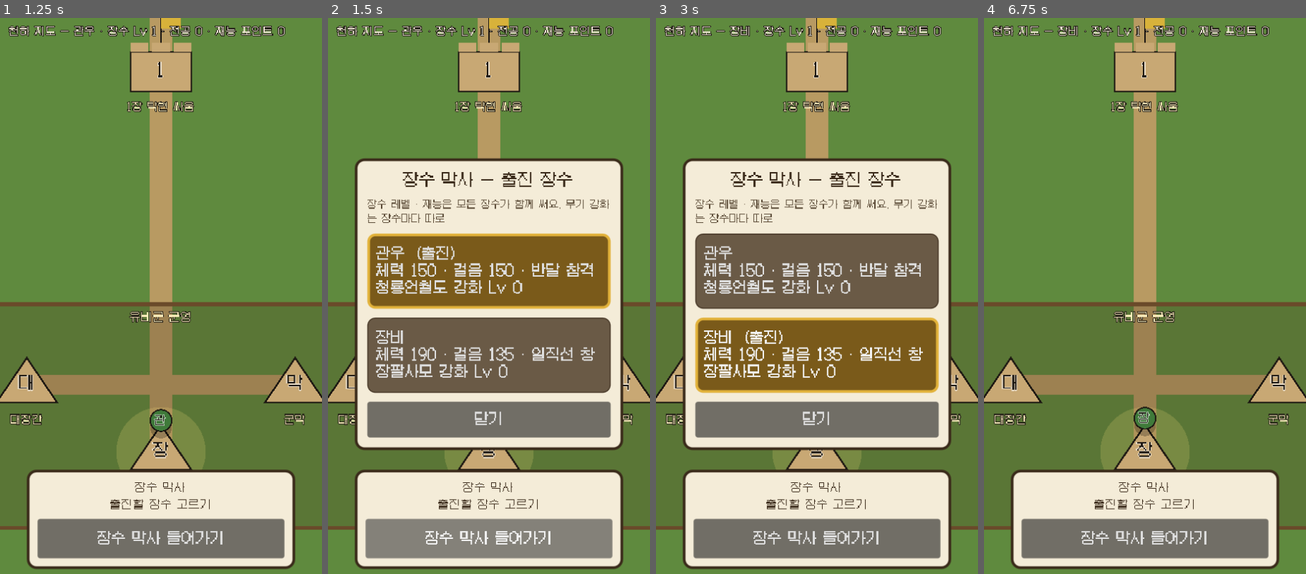
Above: before the commit, frames 1-4 (left to right).
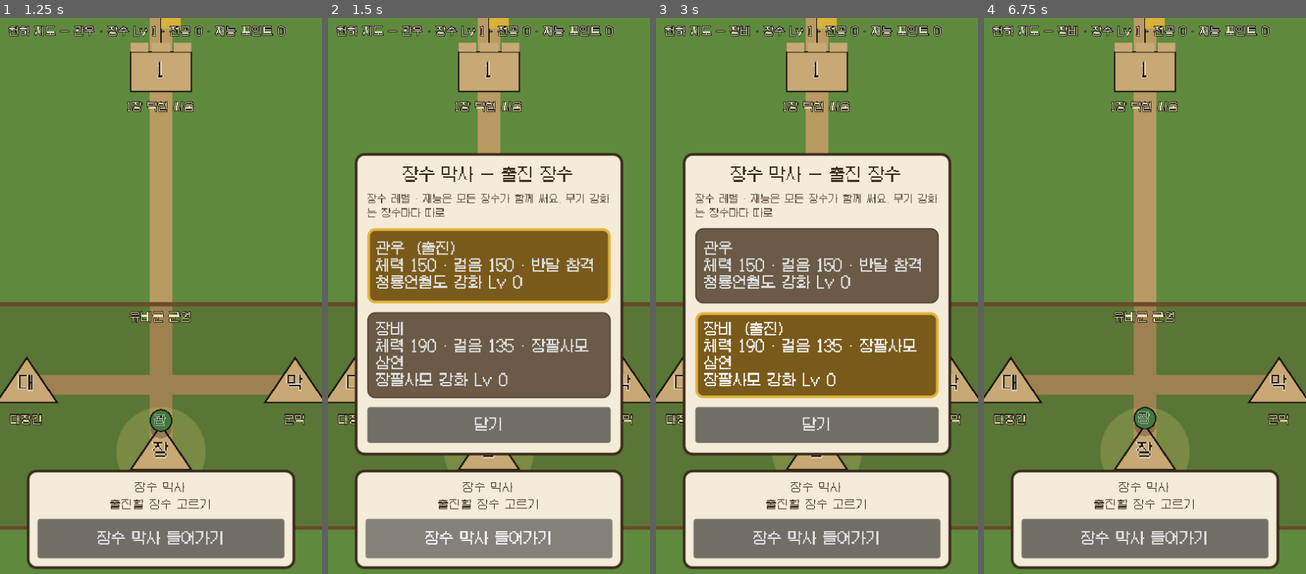
Above: after the commit, the same moments.

Repository: Dong-yeon/ThreeKindomFall
Game: Godot game, scene res://scenes/world.tscn
Two runs of this game, one before a commit and one after it. Both use one fixed random seed, a clock stepped at 60 frames per second and the inputs below.
Inputs (mouse positions are in pixels of both pictures, inside the frame that each line leads up to):
- Up to frame 1 (1.25 s): tap Enter at 0.5 s; move the mouse to (144, 418) at 0.52 s; hold Up from 0.53 s (still down); tap K at 0.6 s; click (144, 418) at 0.67 s; tap Space at 0.77 s
- Up to frame 2 (1.5 s): release Up at 1.25 s; click "장수 막사 들어가기" at 1.25 s
- Up to frame 3 (3 s): click "관우 (출진) 체력 150 · 걸음 150 · 반달 …" at 2 s; click (817, 357) at 2.75 s, where only the run before the commit has a clickable "장비 체력 190 · 걸음 135 · 일직선 창 장팔…"
- Up to frame 4 (6.75 s): click "관우 체력 150 · 걸음 150 · 반달 참격 청룡…" at 3.5 s; click (1145, 357) at 4.25 s, where only the run after the commit has a clickable "장비 체력 190 · 걸음 135 · 장팔사모 삼연 …"; click (1145, 357) at 5 s, where only the run before the commit has a clickable "장비 (출진) 체력 190 · 걸음 135 · 일직선…"; click (1145, 357) at 5.75 s, where only the run after the commit has a clickable "장비 (출진) 체력 190 · 걸음 135 · 장팔사…"; click "닫기" at 6.5 s

Frame 1 is identical in both runs. In frame 2, 14% of the frame differs, in the area x 8-92%, y 24-79%; in frame 3, 14%; in frame 4, nothing differs.

Commit message:
feat(godot): 장비 출진 손맛 — 장팔사모 삼연(창 셋 부채꼴) · 받는 피해 −15% · 진화 장판 호령 · 무쌍 장판교 호통 (D-237)
동료용이던 장비 데이터를 출진 장수로 맞춤(값만 — 장수 전용 코드 없음). 봇 도구에 --hero.
봇 10 seed 장비 출진: 일반 0/3 → 9/10 · 무적 10/10, 일기토 중앙 27초. 관우 출진 9/10 · 10/10, 동료 장비로 마을 20/20 구함.

Co-Authored-By: Claude Opus 5.5 <noreply@anthropic.com>
Claude-Session: https://claude.ai/code/session_015QDwHkAgFCPXJ7251Ricrr

Diff:
--- a/godot/data/heroes/zhang_fei.tres
+++ b/godot/data/heroes/zhang_fei.tres
@@ -1,32 +1,54 @@
-[gd_resource type="Resource" script_class="HeroData" load_steps=4 format=3]
+[gd_resource type="Resource" script_class="HeroData" load_steps=5 format=3]
 
 [ext_resource type="Script" path="res://data/hero_data.gd" id="1_hero"]
 [ext_resource type="Script" path="res://data/basic_attack.gd" id="2_basic"]
 
 [sub_resource type="Resource" id="Basic_spear"]
 script = ExtResource("2_basic")
-display_name = "일직선 창"
+display_name = "장팔사모 삼연"
 glyph = "창"
 shape = "spear"
-cooldown = 0.9
-seek = 230.0
-mult = 6.0
+cooldown = 0.7
+seek = 200.0
+mult = 4.5
 speed = 460.0
-reach = 300.0
-width = 64.0
-thickness = 7.0
+reach = 260.0
+width = 70.0
+thickness = 9.0
 bulge = 0.0
 pierce = -1
-count = 1
-spread = 0.25
-push = 8.0
+count = 3
+spread = 0.45
+push = 10.0
 hit_stop = 0.035
 shake = 0.05
-level_desc = PackedStringArray("피해 +20%", "창이 길어져요(+15%)", "더 자주 날려요", "창 +1(두 자루)")
+level_desc = PackedStringArray("피해 +20%", "창이 길어져요(+15%)", "더 자주 찔러요", "창 +2(다섯 자루)")
 level_mult = PackedFloat32Array(1, 1.2, 1.2, 1.2, 1.2)
 level_size = PackedFloat32Array(1, 1, 1.15, 1.15, 1.15)
 level_cd = PackedFloat32Array(1, 1, 1, 0.85, 0.85)
-level_extra = PackedInt32Array(0, 0, 0, 0, 1)
+level_extra = PackedInt32Array(0, 0, 0, 0, 2)
+
+[sub_resource type="Resource" id="Basic_roar"]
+script = ExtResource("2_basic")
+display_name = "장판 호령"
+glyph = "張"
+shape = "spear"
+cooldown = 0.55
+seek = 230.0
+mult = 6.5
+speed = 500.0
+reach = 300.0
+width = 90.0
+thickness = 12.0
+bulge = 0.0
+pierce = -1
+count = 5
+spread = 0.42
+push = 18.0
+hit_stop = 0.04
+shake = 0.07
+tint = Color(0.95, 0.45, 0.35, 1)
+tint2 = Color(0.55, 0.15, 0.1, 1)
 
 [resource]
 script = ExtResource("1_hero")
@@ -40,4 +62,11 @@
 attack = 10.0
 move_speed = 135.0
 radius = 12.0
+damage_reduction = 0.15
 basic = SubResource("Basic_spear")
+basic_evo = SubResource("Basic_roar")
+basic_evo_pair = "gap"
+basic_evo_desc = "창이 다섯 자루 큰 붉은 창이 돼 앞을 휩쓸어요"
+musou_name = "장판교 호통"
+musou_radius = 140.0
+musou_blast_radius = 220.0
Not shown, changed: docs/current-design.md
Not shown, changed: docs/decision-log.md
Not shown, changed: godot/tools/army_sweep.py
Not shown, changed: godot/tools/run_bot_test.py
